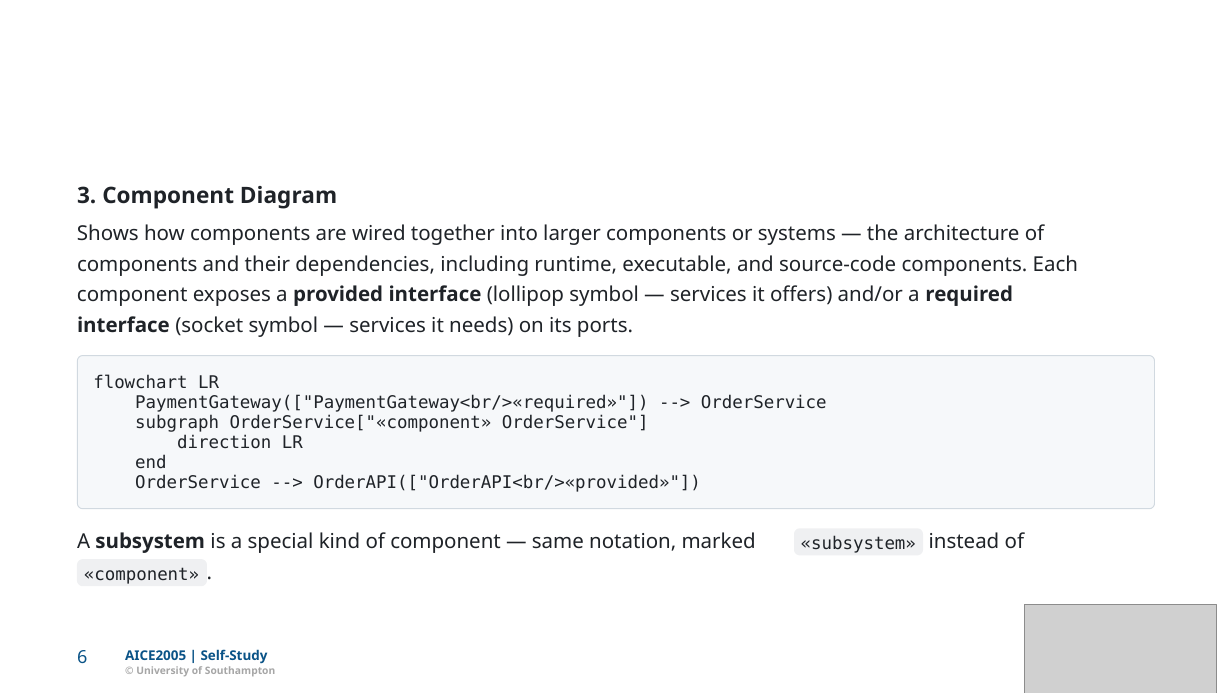
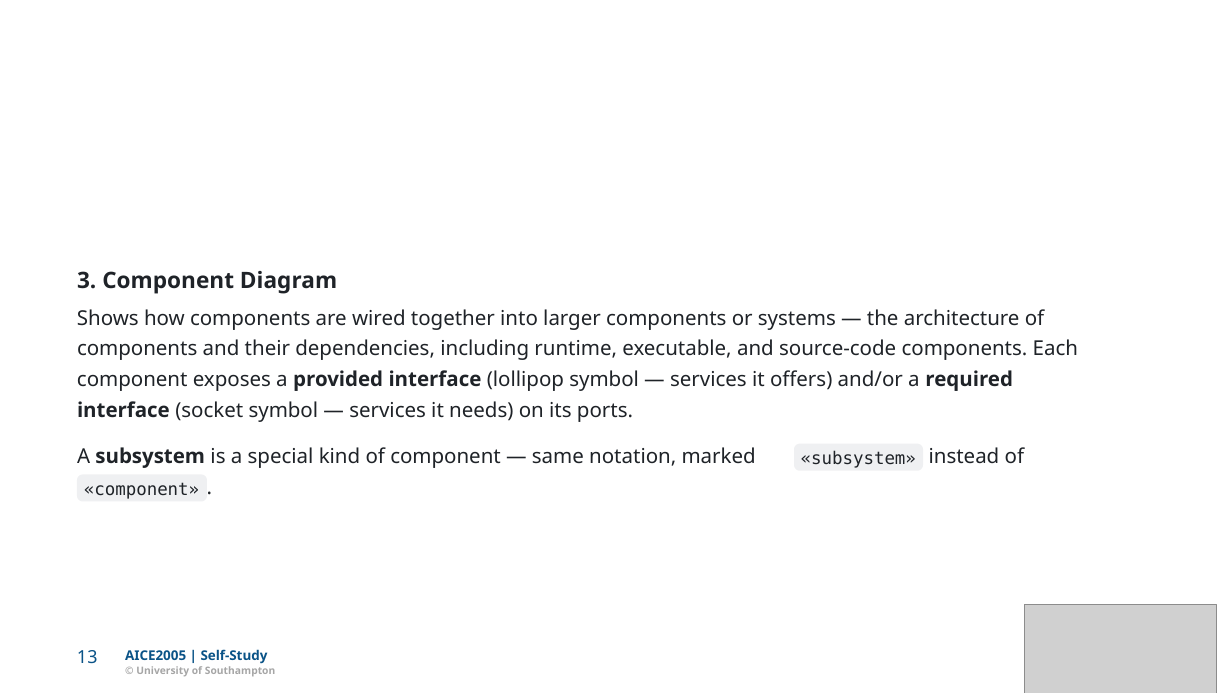
Before and after one commit to Dr-AlHashimy/Module_AICE2005_2627, a slide deck: slide 13 of html/COMP-_L7.1_lecture_self.pptx (slide 6 before the commit). Drawn at 1232x693 pixels with LibreOffice and Linux fonts; fonts in the diff are those of the drawing; grey boxes stand for pictures. Boxes give left, top, right and bottom in pixels: in the first picture for what was removed or moved away, otherwise in the second. Text is boxed around its words. In the diff, an @@ line names an element or a change of style, - is before the commit and + after.

```diff
--- a/html/COMP-_L7.1_lecture_self.pptx
+++ b/html/COMP-_L7.1_lecture_self.pptx
@@ freeform shape removed at <box>78,356,1155,509</box> @@
@@ freeform shape removed at <box>78,356,1155,509</box> @@
@@ text removed at <box>93,374,219,389</box> @@
-flowchart LR
@@ 5 texts: place and size @@
-5 texts at <box>77,186,1078,337</box>
+5 texts at <box>77,271,1078,422</box>
@@ text removed at <box>135,394,827,412</box> @@
-PaymentGateway(["PaymentGateway<br/>«required»"]) --> OrderService
@@ text removed at <box>135,414,649,432</box> @@
-subgraph OrderService["«component» OrderService"]
@@ text removed at <box>177,435,303,449</box> @@
-direction LR
@@ 5 texts, 2 freeform shapes: place and size @@
-5 texts, 2 freeform shapes at <box>77,529,1024,586</box>
+5 texts, 2 freeform shapes at <box>77,444,1024,502</box>
@@ text removed at <box>135,454,166,469</box> @@
-end
@@ text removed at <box>135,474,701,492</box> @@
-OrderService --> OrderAPI(["OrderAPI<br/>«provided»"])
@@ freeform shape: place and size @@
-freeform shape at <box>69,641,96,672</box>
+freeform shape at <box>69,641,108,672</box>
@@ text removed at <box>77,650,87,663</box> @@
-6
@@ text added at <box>77,650,98,664</box>, 14 pt, text #0A5387 @@
+13
```
Also in this commit, not shown: 14 other slides changed, 26 slides added, 17 other files.
